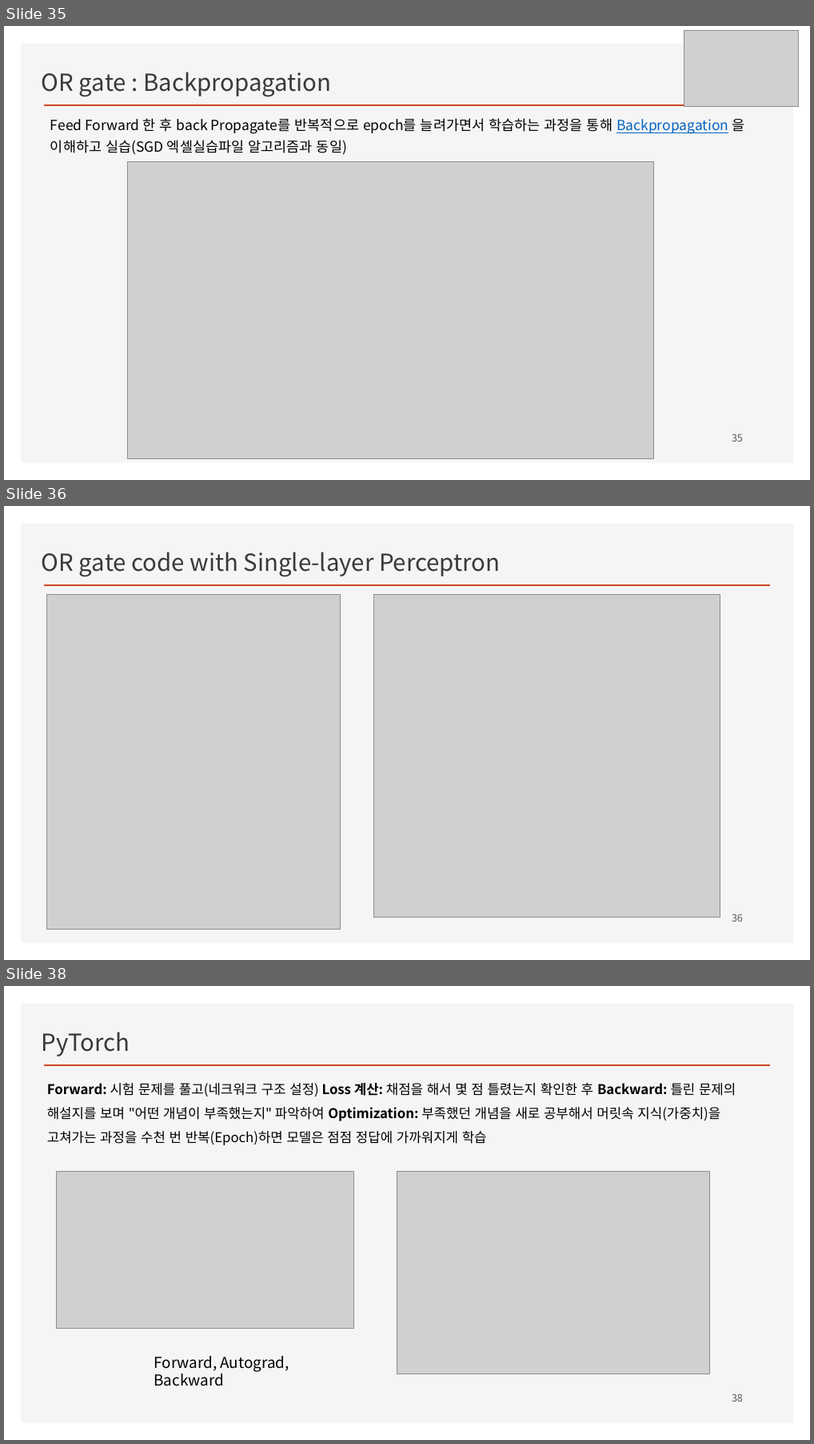
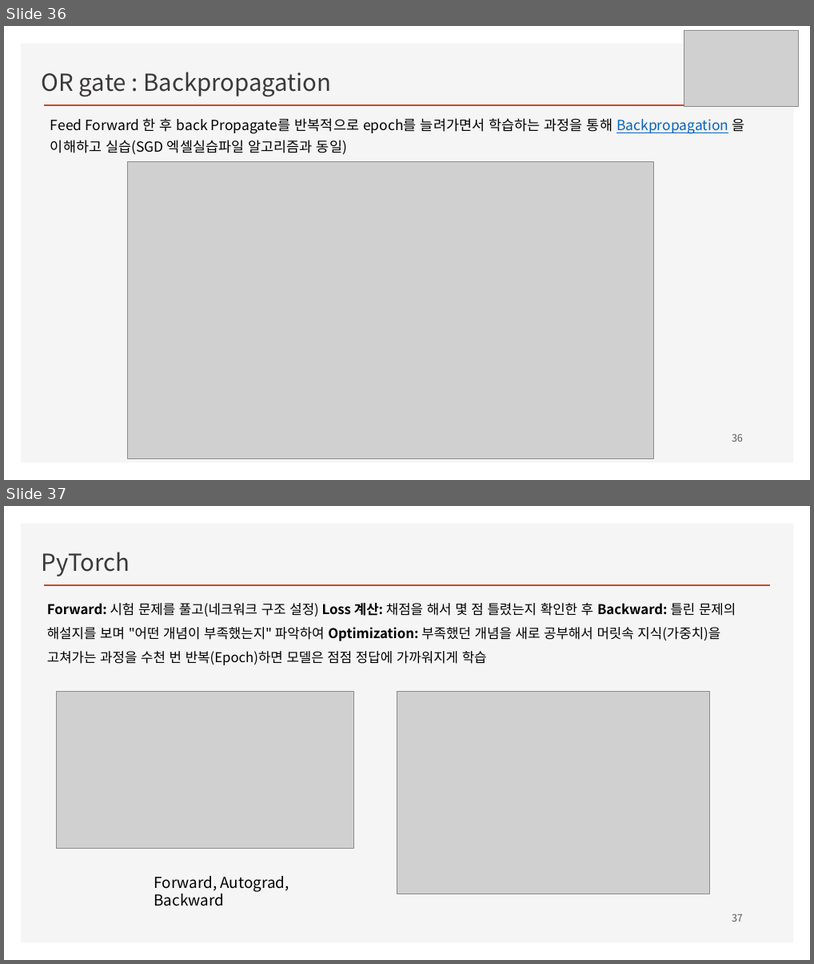
Before and after one commit to ancestor9/mathematics-for-machine-learning, a slide deck: Linear_Algebra/w4_Perceptron_Regression.pptx. Shown one above the other, each under a label of ours: slides 35, 36 and 38 before the commit, slides 36 and 37 after it; the slides between them are not shown. The pictures are 814x1444 and 814x964 pixels, drawn with LibreOffice and Linux fonts; fonts in the diff are those of the drawing; grey boxes stand for pictures; background and template pictures are left out. Boxes give left, top, right and bottom in pixels: in the first picture for what was removed or moved away, otherwise in the second. Text is boxed around its words. In the diff, an @@ line names an element or a change of style, - is before the commit and + after.

```diff
--- a/Linear_Algebra/w4_Perceptron_Regression.pptx
+++ b/Linear_Algebra/w4_Perceptron_Regression.pptx
@@ slide 36 removed at [4, 506, 810, 960], background #FFFFFF; not listed: 2 template elements that a slide beside it also shows @@
@@ text removed at [42, 552, 500, 577] @@
-OR gate code with Single-layer Perceptron
@@ picture removed at [46, 594, 340, 929] @@
@@ picture removed at [374, 594, 721, 916] @@
@@ page number removed at [732, 913, 743, 921] @@
-36
@@ what was slide 35 is now slide 36 @@
@@ page number at [732, 433, 743, 441]: text changed @@
-35
+36
@@ what was slide 38 is now slide 37 @@
@@ page number at [732, 913, 743, 921]: text changed @@
-38
+37
```
Also in this commit, not shown: 9 slides changed, 5 slides added, 4 other slides removed.
